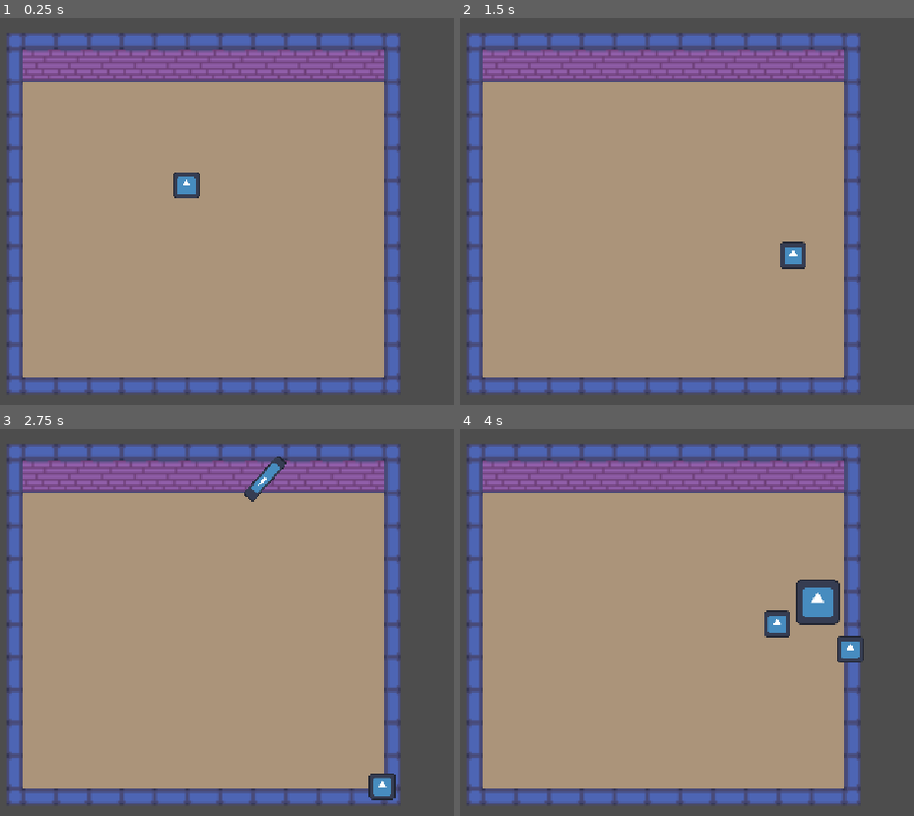
Above: before the commit, frames 1-4 (two rows, left to right).
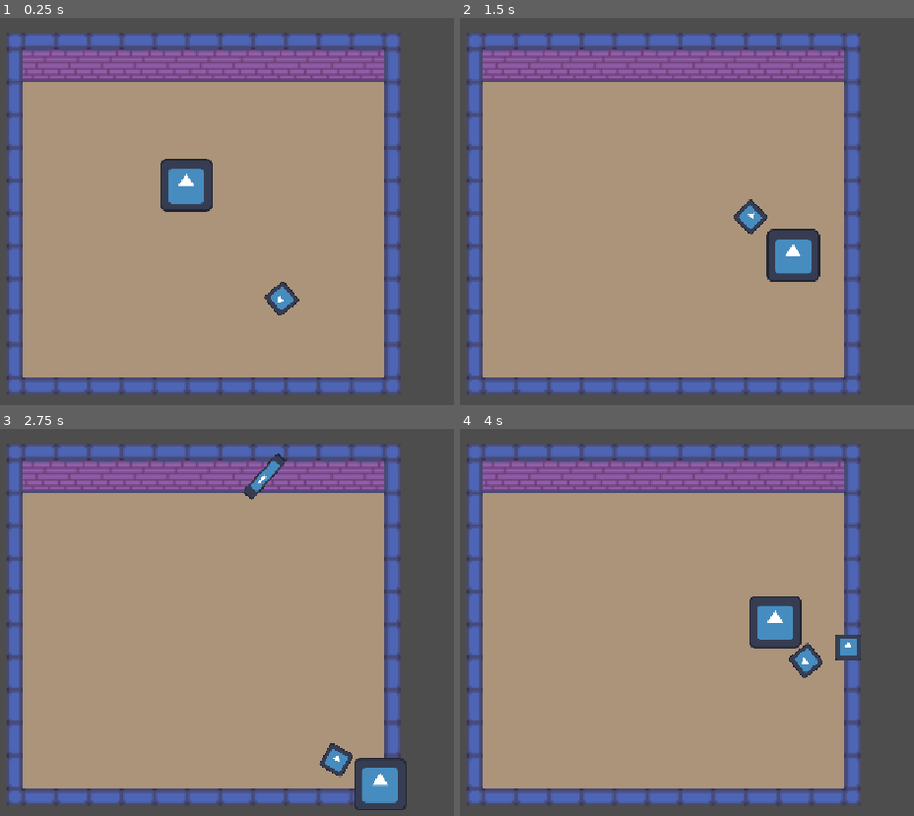
Above: after the commit, the same moments.

Repository: williamorriss/GMTK2026
Game: Godot game, scene res://basic_level/basic_level.tscn
Two runs of this game, one before a commit and one after it. Both use one fixed random seed, a clock stepped at 60 frames per second and the inputs below. This scene is started directly instead of the project's main scene. The engine's default icon, where the game draws it, is replaced by a stand-in: a white triangle on a blue panel in a dark square.
Inputs (mouse positions are in pixels of both pictures, inside the frame that each line leads up to):
- Up to frame 1 (0.25 s): no input
- Up to frame 2 (1.5 s): move the mouse to (832, 199) at 0.52 s; hold D (RIGHT) 0.53-1.28 s; click (832, 199) at 0.6 s; move the mouse to (500, 246) at 1.27 s; hold S (DOWN) from 1.28 s (still down); tap Space (DASH) at 1.35 s
- Up to frame 3 (2.75 s): move the mouse to (276, 537) at 2.02 s; release S (DOWN) at 2.03 s; hold D (RIGHT) from 2.03 s (still down); tap 1 (MAGIC_1) at 2.1 s
- Up to frame 4 (4 s): move the mouse to (618, 723) at 2.77 s; release D (RIGHT) at 2.78 s; hold W (UP) 2.78-3.53 s; tap 2 (MAGIC_2) at 2.85 s; move the mouse to (895, 699) at 3.52 s; hold A (LEFT) from 3.53 s (still down); tap 3 (MAGIC_3) at 3.6 s

The runs differ from the first frame. In frame 1, 1.8% of the frame differs, in the area x 35-66%, y 36-77%; in frame 2, 1.9%; in frame 3, 1.8%; in frame 4, 3.0%, in the area x 63-89%, y 38-65%.

Commit message:
Feature: grunt health

Diff:
--- a/gmtk-2026/basic_level/basic_level.tscn
+++ b/gmtk-2026/basic_level/basic_level.tscn
@@ -2,6 +2,7 @@
 
 [ext_resource type="Texture2D" uid="uid://c4psplbijwkk0" path="res://basic_level/placeholder_art/dungeon-tileset.png" id="1_kka1c"]
 [ext_resource type="PackedScene" uid="uid://ciyk3l7p2kfjx" path="res://player/player.tscn" id="2_a00k7"]
+[ext_resource type="PackedScene" uid="uid://dreqr6x7m6bqr" path="res://enemies/melee enemies/grunt.tscn" id="3_a00k7"]
 
 [sub_resource type="NavigationPolygon" id="NavigationPolygon_kka1c"]
 vertices = PackedVector2Array(950, 950, -790, 950, -790, -470, 950, -470, 1191.8984, -778.1172, 1173.0938, 1217.9063, 1 …(1312 unchanged characters)…
@@ -136,8 +137,13 @@
 
 [node name="Player" parent="." unique_id=133342377 instance=ExtResource("2_a00k7")]
 position = Vector2(-5, 23)
+scale = Vector2(2, 2)
 collision_mask = 6
 speed = 1000.0
 acceleration = 5000.0
 friction = 5000.0
 dash_speed = 2500.0
+
+[node name="grunt" parent="." unique_id=1002393870 node_paths=PackedStringArray("player") instance=ExtResource("3_a00k7")]
+position = Vector2(586, 696)
+player = NodePath("../Player")
--- a/gmtk-2026/enemies/melee enemies/grunt.gd
+++ b/gmtk-2026/enemies/melee enemies/grunt.gd
@@ -1,21 +1,39 @@
 extends CharacterBody2D
 
+@export_group("References")
+@export var player: Node2D
 @export var agent: NavigationAgent2D
+@export var health: Health
 
-@export var speed: float = 50.0
+@export_group("Movement")
+@export var speed: float = 750.0
+@export var max_distance: float = 250
+@export var offset_distance: float = 100
+
+@export_group("Attack")
 @export var atk: float = 10.0
-@export var player: Node2D
+@export var attack_cooldown: float = 0.5
+
+var _offset: Vector2 = Vector2.ZERO
+var _can_attack: bool = true
 
 func _ready() -> void:
 	add_to_group("enemies")
+	health.on_dead.connect(_on_dead)
+
+	var rot: float = randf_range(0, 2 * PI)
+	_offset = Vector2(cos(rot), sin(rot)) * offset_distance
 
 func _physics_process(_delta: float) -> void:
-	if agent.is_navigation_finished():
+	attack()
+
+	look_at(player.position)
+	agent.target_position = player.position + _offset
+
+	if agent.is_navigation_finished() or position.distance_to(player.position) < max_distance:
 		velocity = Vector2.ZERO
 		move_and_slide()
 		return
-
-	agent.target_position = player.position
 
 	var next_point: Vector2 = agent.get_next_path_position()
 	var direction: Vector2 = global_position.direction_to(next_point)
@@ -23,7 +41,17 @@
 	velocity = direction * speed
 	move_and_slide()
 
+func attack() -> void:
+	if position.distance_to(player.position) > max_distance or not _can_attack:
+		return
+	_can_attack = false
 
-func attack() -> void:
-	pass
-	#will do later
+	var health_player: Health = Health.get_health(player)
+	if health_player:
+		health_player.damage(atk)
+
+	await get_tree().create_timer(attack_cooldown).timeout
+	_can_attack = true
+
+func _on_dead() -> void:
+	queue_free()
--- a/gmtk-2026/enemies/melee enemies/grunt.tscn
+++ b/gmtk-2026/enemies/melee enemies/grunt.tscn
@@ -2,20 +2,27 @@
 
 [ext_resource type="Script" uid="uid://b3kpcfjm3tikb" path="res://enemies/melee enemies/grunt.gd" id="1_bhmnf"]
 [ext_resource type="Texture2D" uid="uid://dhcwybhoxgwhe" path="res://icon.svg" id="2_1rwn8"]
+[ext_resource type="PackedScene" uid="uid://b84onmi6p6dgu" path="res://health/health.tscn" id="3_1rwn8"]
 
 [sub_resource type="RectangleShape2D" id="RectangleShape2D_ny2g4"]
 size = Vector2(106, 106)
 
-[node name="grunt" type="CharacterBody2D" unique_id=1002393870]
+[node name="grunt" type="CharacterBody2D" unique_id=1002393870 node_paths=PackedStringArray("agent", "health")]
+collision_layer = 2
+collision_mask = 5
 script = ExtResource("1_bhmnf")
+agent = NodePath("NavigationAgent2D")
+health = NodePath("Health")
 
 [node name="CollisionShape2D" type="CollisionShape2D" parent="." unique_id=1056552632]
-position = Vector2(31, -31)
+position = Vector2(0, 2.5000076)
 shape = SubResource("RectangleShape2D_ny2g4")
 
 [node name="Sprite2D" type="Sprite2D" parent="." unique_id=1699502473]
-position = Vector2(32.000004, -31.000006)
-scale = Vector2(0.7734375, 0.78906256)
+position = Vector2(0, 2.499998)
 texture = ExtResource("2_1rwn8")
 
 [node name="NavigationAgent2D" type="NavigationAgent2D" parent="." unique_id=388887617]
+
+[node name="Health" parent="." unique_id=2054087400 instance=ExtResource("3_1rwn8")]
+max_health = 1.0
--- a/gmtk-2026/health/health.gd
+++ b/gmtk-2026/health/health.gd
@@ -1,8 +1,8 @@
 class_name Health
 extends Node2D
 
-signal damage_taken(value: float, new_hp: float)
-signal dead
+signal on_damage_taken(value: float, new_hp: float)
+signal on_dead
 
 @export var max_health: float = 100
 
@@ -25,7 +25,8 @@
 
 	_hp -= points
 	if _hp < 0:
-		dead.emit()
+		print("dead")
+		on_dead.emit()
 
 func get_hp() -> float:
 	return _hp
@@ -39,9 +40,9 @@
 func set_hp(hp: float) -> void:
 	_hp = hp
 	if _hp < 0:
-		dead.emit()
+		on_dead.emit()
 
 func _ready() -> void:
 	_hp = max_health
 	if _hp < 0:
-		dead.emit()
+		on_dead.emit()
